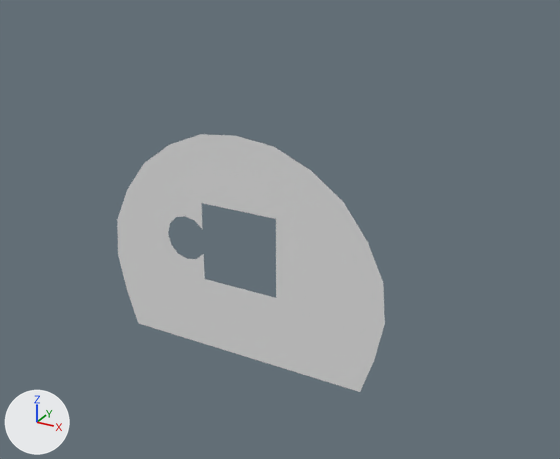
The FBX model Assets/Eileen/wall_B_d.fbx, before and after one commit.
One viewpoint serves both versions: a 50 mm camera at (1.28, -2.04, 1.14) aimed at (0.14, 0.04, 0.1). The axes (+X, +Y, +Z) are drawn at lower left. The lights are the same throughout. Where no turn or scale is listed for an object, it has been applied to the vertices.

The first picture shows 'wall_B_d'.
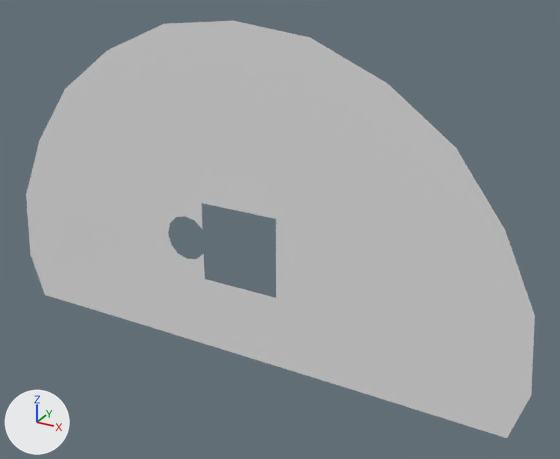
Commit message: 更新 wall A B cube

Location of each change, [x1, y1, x2, y2] in pixels of the pictures (560 x 459 px):
```json
{"object": "wall_B_d", "change": "reshaped", "before": [117, 134, 385, 392], "after": [26, 21, 535, 438], "on screen": "90% wider, 61% taller"}
{"part": 1, "of": "me_mesh", "change": "added", "after": [26, 21, 535, 438]}
```

Scene script edits in JSON lines:
```json
{"block": "me_mesh", "where": "me_mesh.from_pydata(...)  # 62 vertices, 44 faces; spans x -0.542..0.542, y 0.0, z -0.414..0.414"}
{"block": "me_mesh", "where": "# used by ob_wall_b_d; location = (0.0, 0.0, 0.0)"}
{"block": "me_mesh", "where": "# verts and faces of me_mesh; kept vertices keep their numbers, new ones are numbered from 62"}
{"block": "me_mesh", "where": "# before: 8 (0.514, 0.0, -0.272) at pixel (374, 359), 10 (0.469, 0.0, -0.414) at pixel (360, 391), 13 (-0.139, 0.0, 0.399) at pixel (200, 134), 14 (-0.271, 0.0, 0.342) at pixel (168, 145), 17 (0.542, 0.0, -0.128) at pixel (384, 323)"}
{"block": "me_mesh", "where": "# before: 20 (0.0, 0.0, 0.414) at pixel (236, 135), 23 (0.529, 0.0, 0.014) at pixel (383, 283), 25 (0.139, 0.0, 0.399) at pixel (273, 146), 26 (0.469, 0.0, 0.143) at pixel (367, 241), 27 (0.271, 0.0, 0.342) at pixel (311, 170)"}
{"block": "me_mesh", "where": "# before: 28 (0.384, 0.0, 0.258) at pixel (343, 202), 38 (-0.384, 0.0, 0.258) at pixel (143, 163), 57 (-0.469, 0.0, 0.143) at pixel (127, 189), 58 (-0.529, 0.0, 0.014) at pixel (117, 219), 59 (-0.542, 0.0, -0.128) at pixel (117, 253)"}
{"block": "me_mesh", "where": "# before: 60 (-0.514, 0.0, -0.272) at pixel (126, 288), 61 (-0.469, 0.0, -0.414) at pixel (138, 323)"}
{"block": "me_mesh", "change": "me_mesh part 1"}
{"op": "add", "block": "me_mesh", "code": "verts[62] = (0.962, 0.0, -0.417)  # pixel (506, 438)"}
{"op": "add", "block": "me_mesh", "code": "verts[63] = (-0.261, 0.0, 0.746)  # pixel (163, 23)"}
{"op": "add", "block": "me_mesh", "code": "verts[64] = (-0.507, 0.0, 0.639)  # pixel (106, 50)"}
{"op": "add", "block": "me_mesh", "code": "verts[65] = (1.014, 0.0, -0.239)  # pixel (531, 395)"}
{"op": "add", "block": "me_mesh", "code": "verts[66] = (0.0, 0.0, 0.775)  # pixel (233, 20)"}
{"op": "add", "block": "me_mesh", "code": "verts[67] = (0.99, 0.0, 0.027)  # pixel (534, 315)"}
{"op": "add", "block": "me_mesh", "code": "verts[68] = (0.261, 0.0, 0.746)  # pixel (310, 37)"}
{"op": "add", "block": "me_mesh", "code": "verts[69] = (0.878, 0.0, 0.268)  # pixel (505, 230)"}
{"op": "add", "block": "me_mesh", "code": "verts[70] = (0.507, 0.0, 0.639)  # pixel (387, 83)"}
{"op": "add", "block": "me_mesh", "code": "verts[71] = (0.718, 0.0, 0.484)  # pixel (456, 147)"}
{"op": "add", "block": "me_mesh", "code": "verts[72] = (-0.718, 0.0, 0.484)  # pixel (65, 89)"}
{"op": "add", "block": "me_mesh", "code": "verts[73] = (-0.878, 0.0, 0.268)  # pixel (39, 140)"}
{"op": "add", "block": "me_mesh", "code": "verts[74] = (-0.99, 0.0, 0.027)  # pixel (26, 194)"}
{"op": "add", "block": "me_mesh", "code": "verts[75] = (-1.014, 0.0, -0.239)  # pixel (30, 253)"}
{"op": "add", "block": "me_mesh", "code": "verts[76] = (-0.962, 0.0, -0.417)  # pixel (44, 294)"}
{"op": "add", "block": "me_mesh", "code": "faces += [(8, 10, 62), (13, 63, 64, 14), (8, 62, 65, 17), (13, 20, 66, 63), (17, 65, 67, 23), (20, 25, 68, 66)]"}
{"op": "add", "block": "me_mesh", "code": "faces += [(23, 67, 69, 26), (25, 27, 70, 68), (26, 69, 71, 28), (27, 28, 71, 70), (14, 64, 72, 38), (57, 73, 74, 58)]"}
{"op": "add", "block": "me_mesh", "code": "faces += [(58, 74, 75, 59), (59, 75, 76, 60), (60, 76, 61), (38, 72, 73, 57)]"}
```
